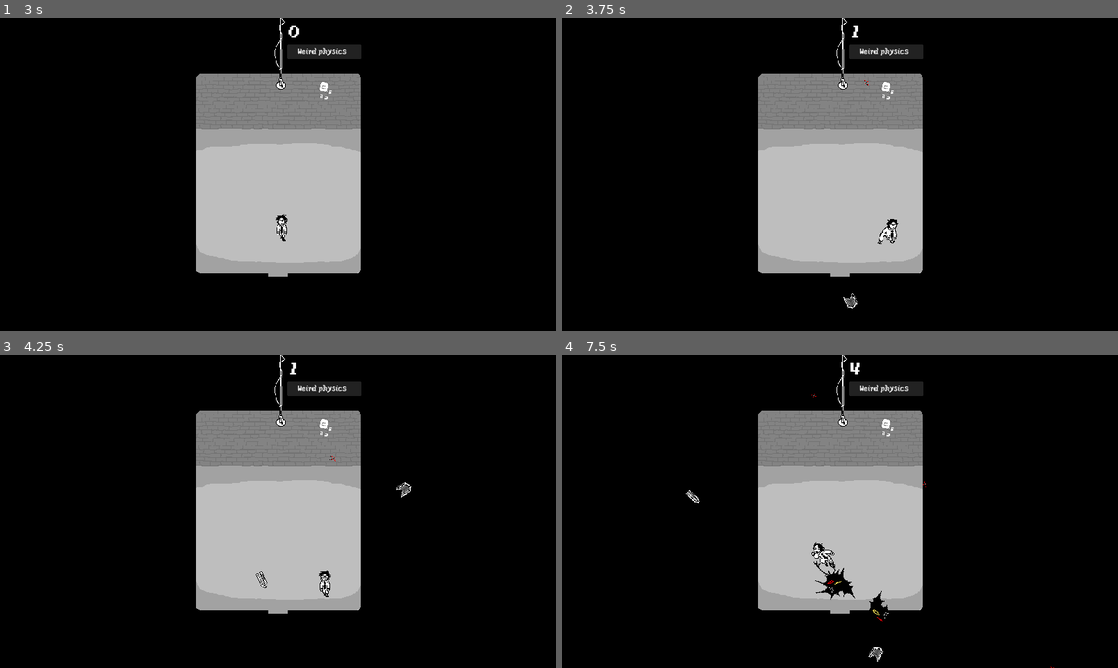
Above: before the commit, frames 1-4 (two rows, left to right).
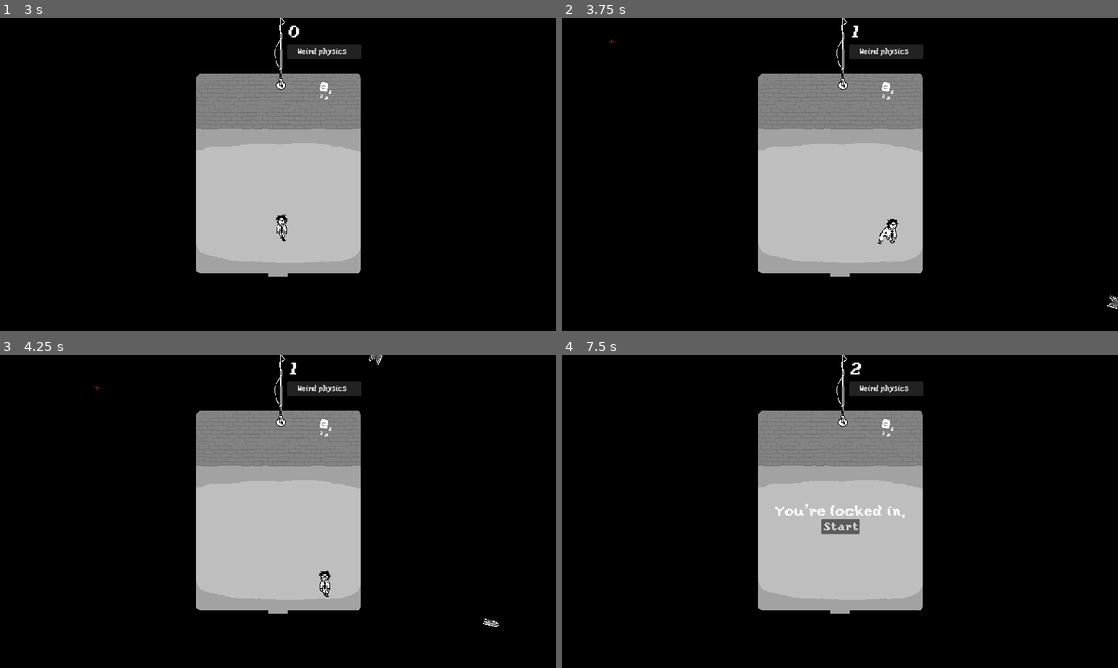
Above: after the commit, the same moments.

Repository: Buramuh/sibtrio
Game: Godot game, scene res://main.tscn
The game is run twice, just before and just after one commit, with the same random seed, the same clock (stepped at 60 frames per second) and the same inputs.
Inputs:
- Up to frame 1 (3 s): click "Start" at 0.5 s; click "Weird physics" at 1.25 s; click "x Weird physics" at 2 s; hold Right (move_right) from 2.78 s (still down); hold Space (dash) from 2.78 s (still down)
- Up to frame 2 (3.75 s): release Right (move_right) at 3.53 s; release Space (dash) at 3.53 s; hold Down (move_down) from 3.53 s (still down); tap Space (dash) at 3.6 s
- Up to frame 3 (4.25 s): keep holding Down (move_down)
- Up to frame 4 (7.5 s): release Down (move_down) at 4.28 s; hold Right (move_right) 4.28-5.03 s; hold Space (dash) 4.28-5.03 s; hold Up (move_up) 5.03-5.78 s; tap Space (dash) at 5.1, 6.6 s; hold Space (dash) 5.78-6.53 s; hold Left (move_left) 5.78-7.28 s; hold Down (move_down) from 7.28 s (still down); hold Space (dash) from 7.28 s (still down)

Frame 1 is identical in both runs. In frame 2, 0.1% of the frame differs, in the area x 8-100%, y 6-93%; in frame 3, 0.2%; in frame 4, 1.3%, in the area x 22-89%, y 2-100%.

Commit message:
Make mobs spawn offscreen
The distance they are spawned at from the screen borders is controlled
by the PAD constant.

Also had to rewrite the code responsible for setting the rotation
of the mob as path can no longer be used for this purpose.

Lastly, changed the random component of the rotation to PI/8,
instead of PI/4. Because the old range was too big when spawning so far
off the screen.

Diff:
--- a/Demo's/celeryman/MobPath.gd
+++ b/Demo's/celeryman/MobPath.gd
@@ -1,18 +1,20 @@
 extends Path2D
 
-var SIZE = 500
-var ORIGIN_X = 1920/2
-var ORIGIN_Y = 1080/2
-var NUM_POINTS = 32
+var WIDTH = 1920
+var HEIGHT = 1080
+var ORIGIN_X = WIDTH/2
+var ORIGIN_Y = HEIGHT/2
+var PAD = 50
 
 # Called when the node enters the scene tree for the first time.
 func _ready():
 	curve = Curve2D.new()
-	for i in NUM_POINTS:
-		curve.add_point(Vector2(0, -SIZE).rotated((i / float(NUM_POINTS)) * TAU) + Vector2(ORIGIN_X, ORIGIN_Y))
 
-	# End the circle.
-	curve.add_point(Vector2(0, -SIZE) + Vector2(ORIGIN_X, ORIGIN_Y))
+	curve.add_point(Vector2(-PAD		, -PAD		)) # Left-Top
+	curve.add_point(Vector2(WIDTH+PAD	, -PAD		)) # Right-Top
+	curve.add_point(Vector2(WIDTH+PAD	, HEIGHT+PAD)) # Right-Bottom
+	curve.add_point(Vector2(-PAD		, HEIGHT+PAD)) # Left-Bottom
+	curve.add_point(Vector2(-PAD		, -PAD		)) # Left-Top
 
 
 # Called every frame. 'delta' is the elapsed time since the previous frame.
--- a/Demo's/celeryman/main.gd
+++ b/Demo's/celeryman/main.gd
@@ -38,6 +38,19 @@
 	$MobTimer.start()
 	$ScoreTimer.start()
 
+
+var CENTER = Vector2(1920/2, 1080/2)
+func calc_direction_to_look_at(target, origin):
+	var dx = target.x - origin.x
+	var dy = target.y - origin.y
+	var direction = atan(dy/dx)
+	# atan doesn't know wether the angle needs to point left or right
+	# so the angle might need to be inverted, depending on dx
+	if dx < 0:
+		direction +=  PI
+	return direction
+
+
 func _on_mob_timer_timeout():
 	# Create a new instance of the Mob scene.
 	var mob = mob_scene.instantiate()
@@ -49,16 +62,14 @@
 	var mob_spawn_location = get_node("MobPath/MobSpawnLocation")
 	mob_spawn_location.progress_ratio = randf()
 
-	# Set the mob's direction perpendicular to the path direction.
-	var direction = mob_spawn_location.rotation + PI / 2
-
 	# Set the mob's position to a random location.
 	mob.position = mob_spawn_location.position
 
+	# Set the mob's direction to look at center
+	var direction = calc_direction_to_look_at(CENTER, mob.position)
+
 	# Add some randomness to the direction. -> I tried to make them point to the middle
-	direction += randf_range(-PI/4,PI/4)
-
-
+	direction += randf_range(-PI/8,PI/8)
 	mob.rotation = direction
 
 	# Choose the velocity for the mob.
